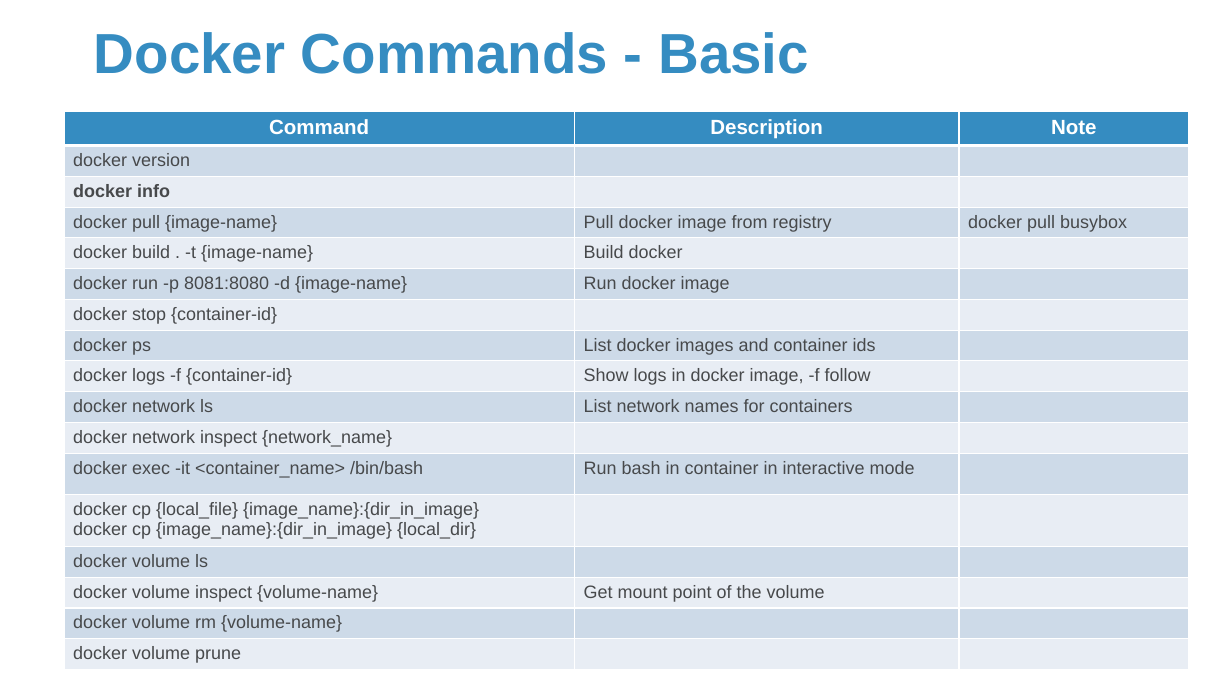
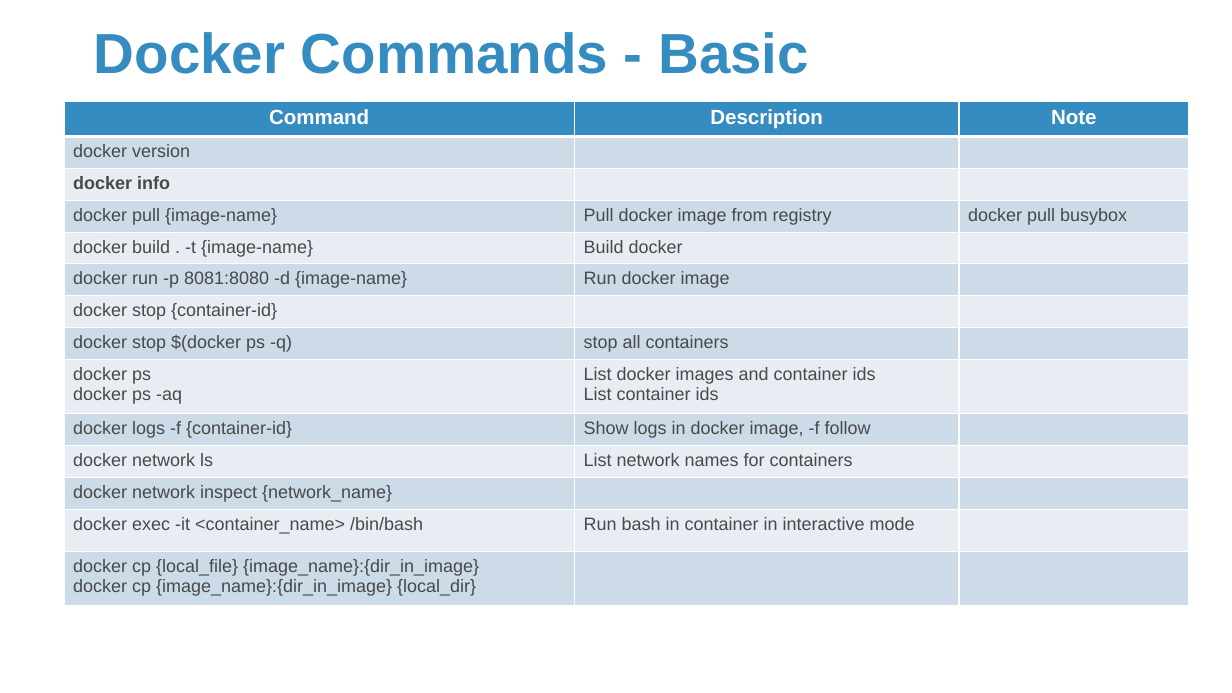
Before and after one commit to Sparks-Lu/TechNotes, a slide deck: slide 12 of Misc/Docker-Notes.pptx (slide 11 before the commit). Drawn at 1232x693 pixels with LibreOffice and Linux fonts; fonts in the diff are those of the drawing; background and template pictures are left out. Boxes give left, top, right and bottom in pixels: in the first picture for what was removed or moved away, otherwise in the second. Text is boxed around its words. In the diff, an @@ line names an element or a change of style, - is before the commit and + after.

```diff
--- a/Misc/Docker-Notes.pptx
+++ b/Misc/Docker-Notes.pptx
@@ table at (x1=64, y1=102, x2=1189, y2=606) @@
-row 8: docker ps | List docker images and container ids | 
+row 8: docker stop $(docker ps -q) | stop all containers | 
+row 9: docker ps / docker ps -aq | List docker images and container ids / List container ids | 
-row 14: docker volume ls |  | 
-row 15: docker volume inspect {volume-name} | Get mount point of the volume | 
-row 16: docker volume rm {volume-name} |  | 
-row 17: docker volume prune |  | 
@@ table resized from (x1=64, y1=112, x2=1189, y2=670) to (x1=64, y1=102, x2=1189, y2=606) @@
```
Also in this commit, not shown: 11 other slides changed, 7 slides added, 8 other files.
